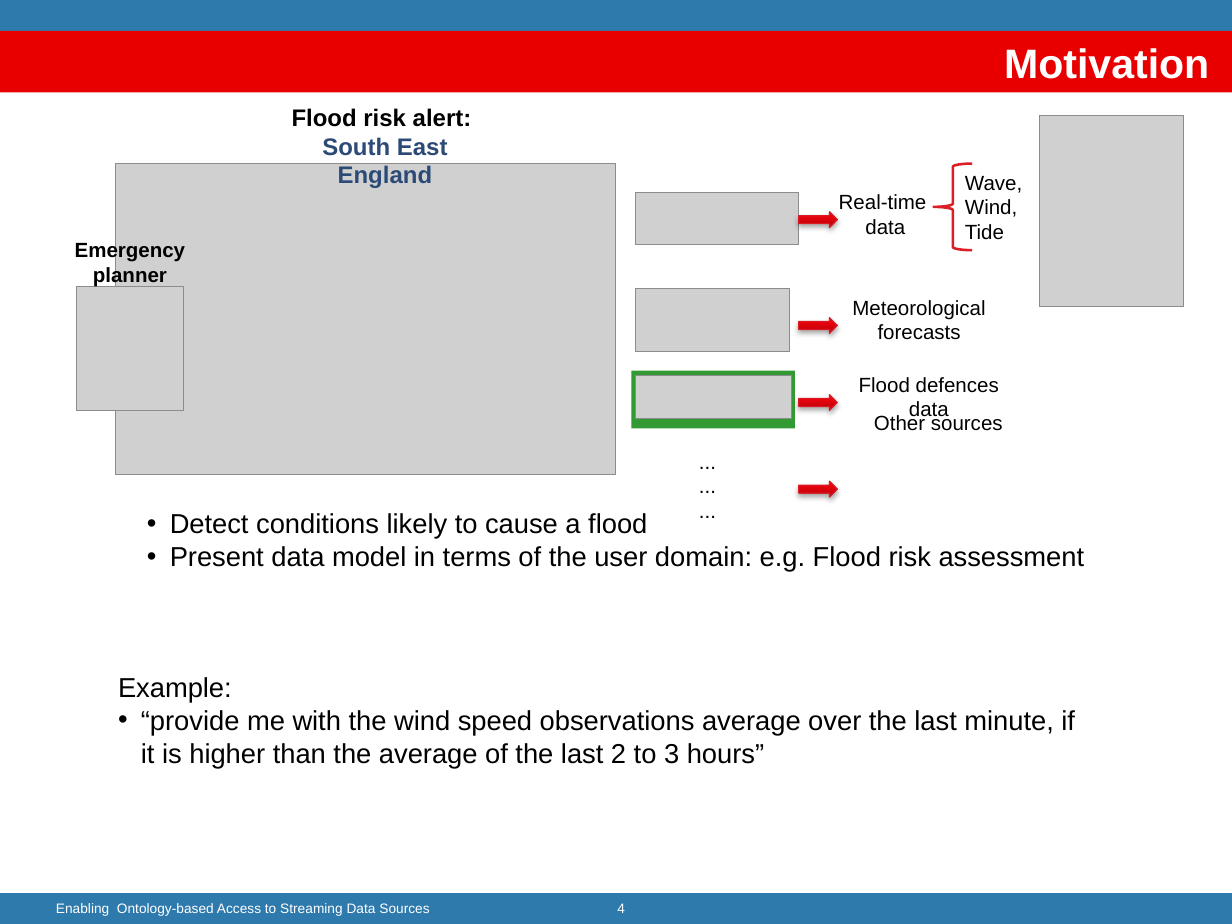
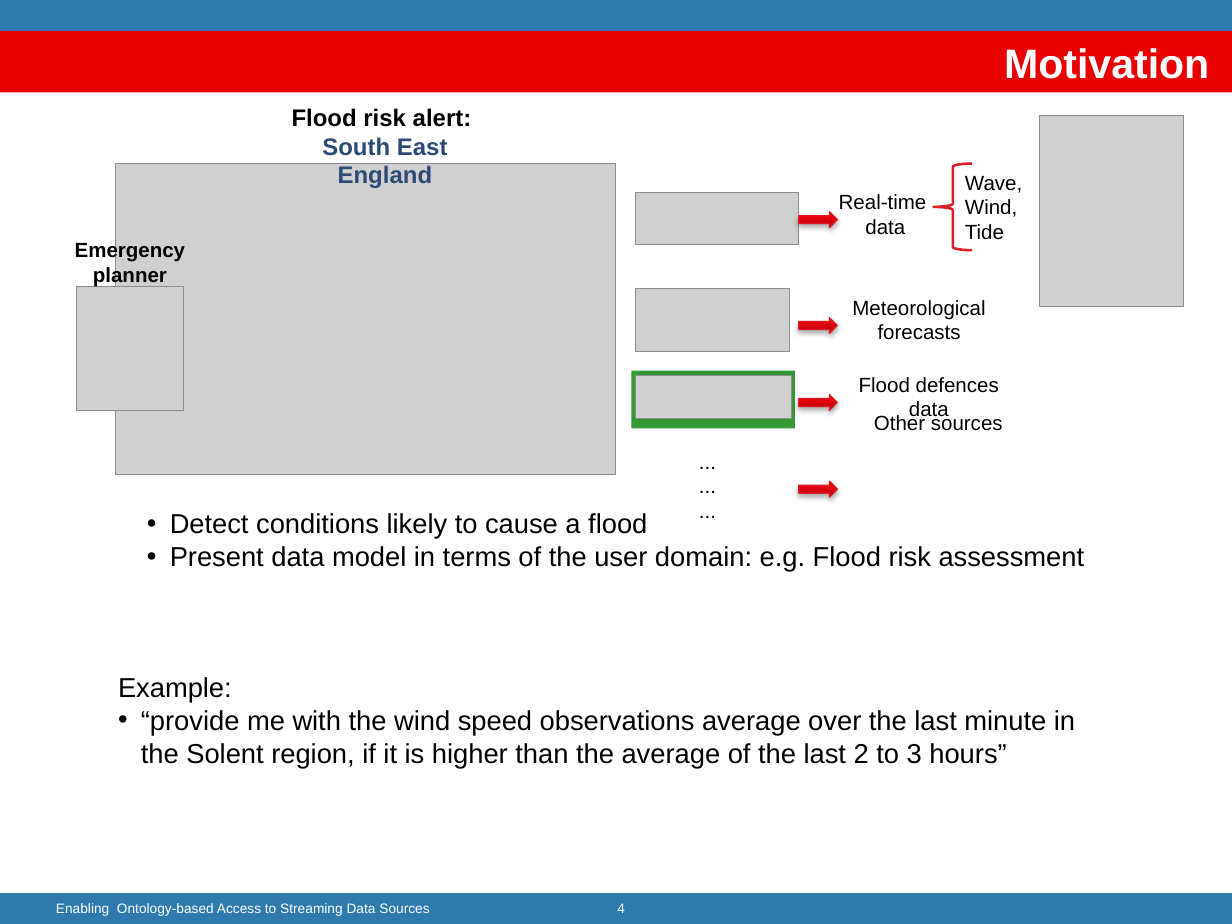
Before and after one commit to jpcik/morph-streams, a slide deck: slide 4 of doc/dis/EnablingStreamingDA/Enabling ontology-based Streaming Data Access.pptx. Drawn at 1232x924 pixels with LibreOffice and Linux fonts; fonts in the diff are those of the drawing; grey boxes stand for pictures; background and template pictures are left out. Boxes give left, top, right and bottom in pixels: in the first picture for what was removed or moved away, otherwise in the second. Text is boxed around its words. In the diff, an @@ line names an element or a change of style, - is before the commit and + after.

```diff
--- a/doc/dis/EnablingStreamingDA/Enabling ontology-based Streaming Data Access.pptx
+++ b/doc/dis/EnablingStreamingDA/Enabling ontology-based Streaming Data Access.pptx
@@ text at (141,710,1075,768): text changed @@
-• “provide me with the wind speed observations average over the last minute, if it is higher than the average of the last 2 to 3 hours”
+• “provide me with the wind speed observations average over the last minute in the Solent region, if it is higher than the average of the last 2 to 3 hours”
```
Also in this commit, not shown: 7 other slides changed, 7 slides added, 10 slides removed.
